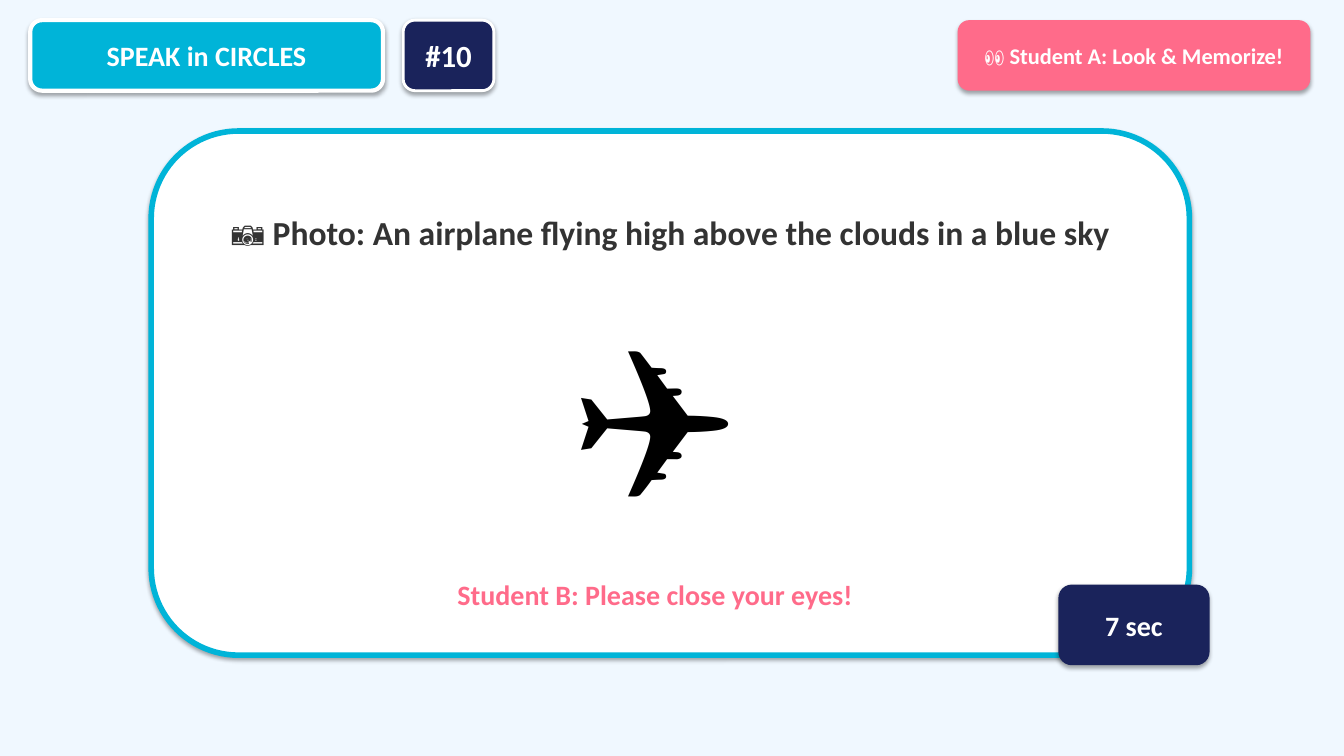
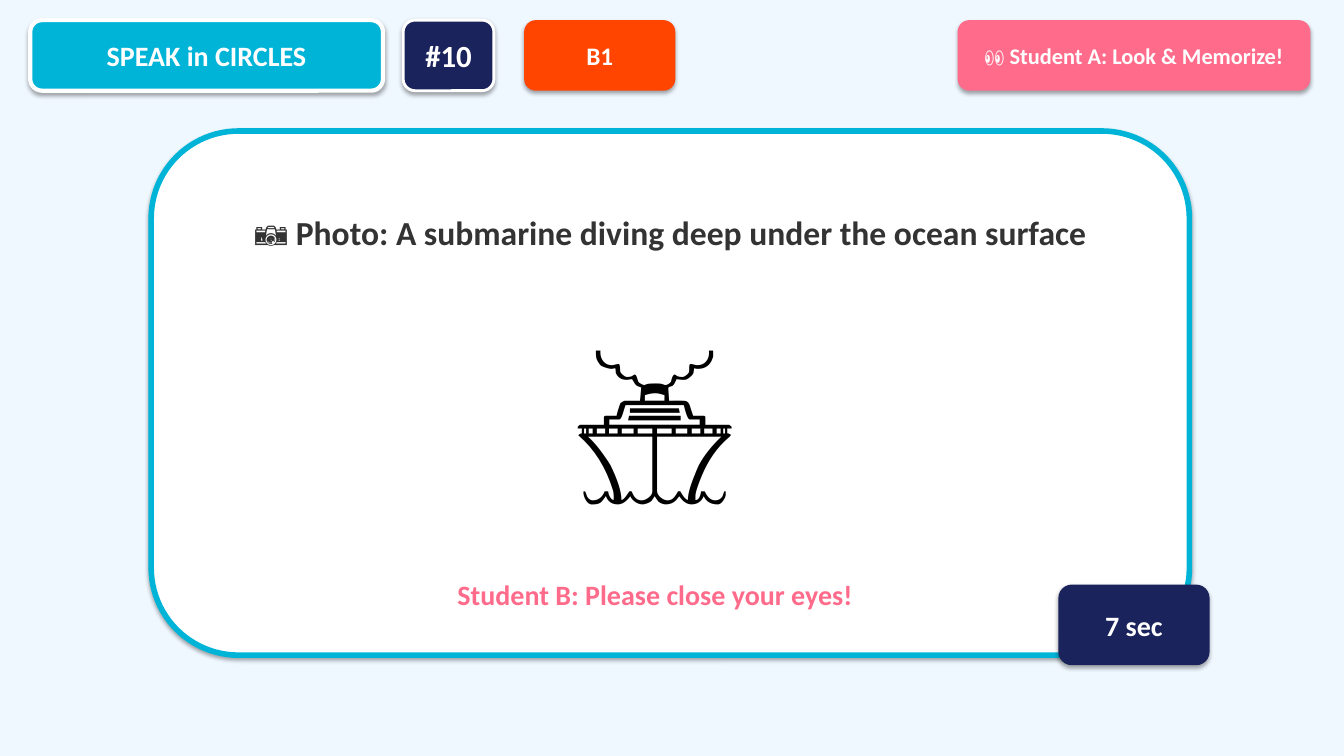
Before and after one commit to macsa2ki25-eng/SpecialAigent, a slide deck: slide 29 of Speak_in_Circles_Activity.pptx. Drawn at 1344x756 pixels with LibreOffice and Linux fonts; fonts in the diff are those of the drawing. Boxes give left, top, right and bottom in pixels: in the first picture for what was removed or moved away, otherwise in the second. Text is boxed around its words. In the diff, an @@ line names an element or a change of style, - is before the commit and + after.

```diff
--- a/Speak_in_Circles_Activity.pptx
+++ b/Speak_in_Circles_Activity.pptx
@@ rounded rectangle added at box(524, 20, 676, 91), fill #FF4500, 18 pt, text #FFFFFF, bold @@
+B1
@@ text at box(296, 221, 1086, 251): text changed @@
-📷 Photo: An airplane flying high above the clouds in a blue sky
+📷 Photo: A submarine diving deep under the ocean surface
@@ text at box(302, 282, 1008, 534): text changed @@
-✈️
+🚢
```
Also in this commit, not shown: 30 other slides changed, 1 other file.
